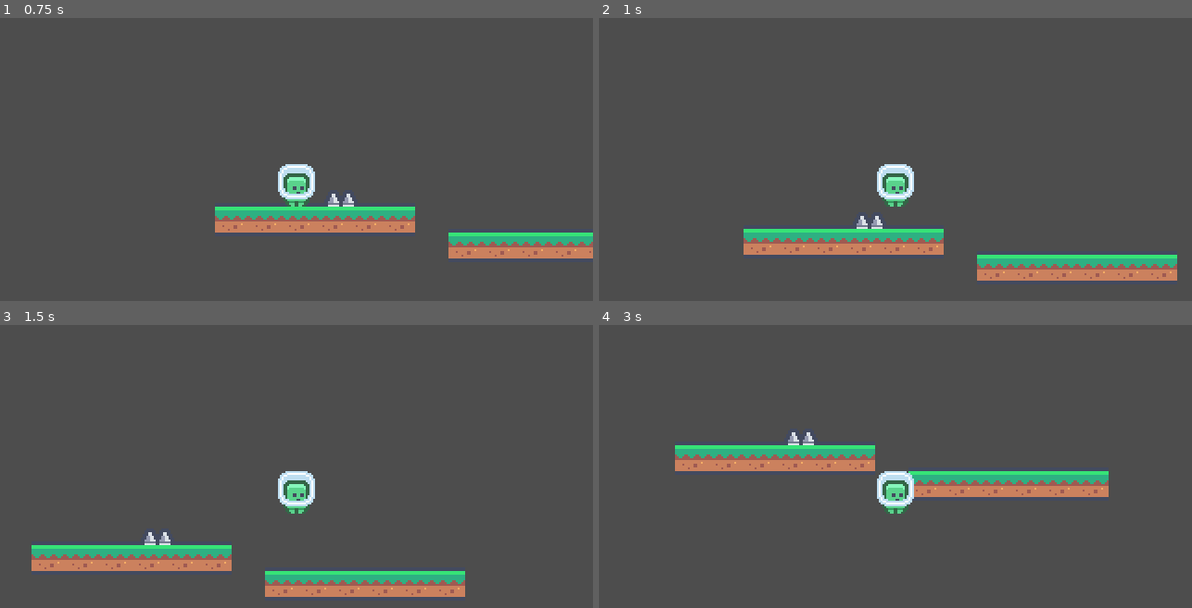
Above: before the commit, frames 1-4 (two rows, left to right).
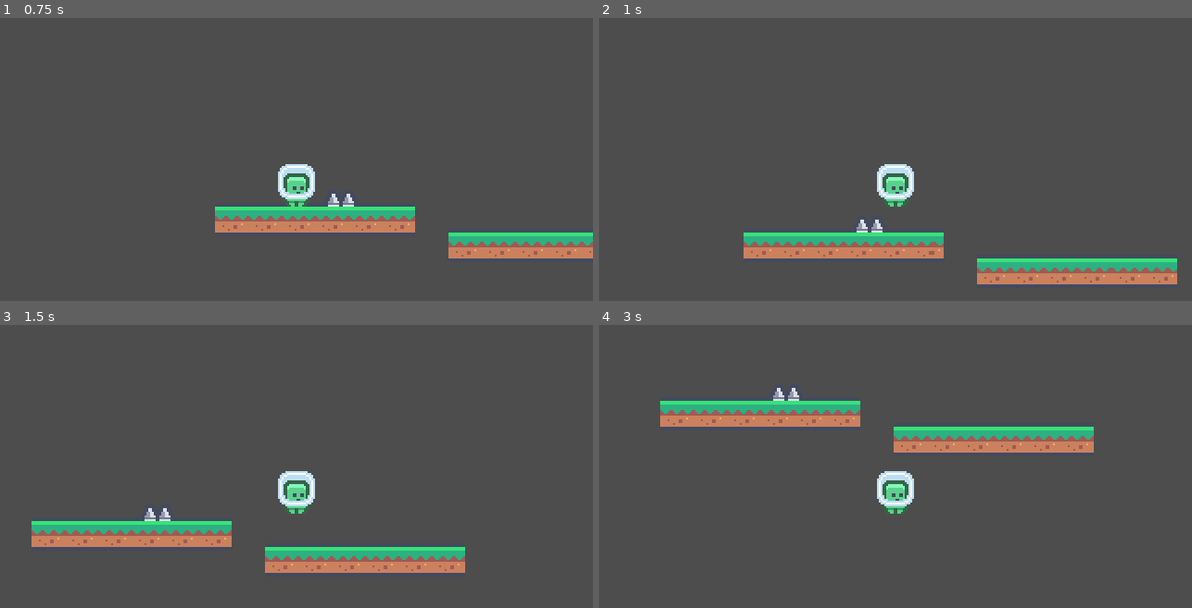
Above: after the commit, the same moments.

Repository: platz-halter/mario_clone
Game: Godot game, scene res://world.tscn
Two runs of this game, one before a commit and one after it. Both use one fixed random seed, a clock stepped at 60 frames per second and the inputs below.
Inputs:
- Up to frame 1 (0.75 s): tap Enter at 0.5 s; hold Right (ui_right) from 0.53 s (still down); hold Shift (dash) from 0.53 s (still down)
- Up to frame 2 (1 s): keep holding Right (ui_right); keep holding Shift (dash); tap Up (ui_up) at 0.77 s
- Up to frame 3 (1.5 s): keep holding Right (ui_right); release Shift (dash) at 1.28 s; tap Shift (dash) at 1.35 s
- Up to frame 4 (3 s): tap Up (ui_up) at 1.52 s; release Right (ui_right) at 2.03 s; hold Left (ui_left) 2.03-2.78 s; hold Shift (dash) 2.03-2.78 s; hold Right (ui_right) from 2.78 s (still down); tap Shift (dash) at 2.85 s

Frame 1 is identical in both runs. In frame 2, 4.6% of the frame differs, in the area x 24-98%, y 69-95%; in frame 3, 12%; in frame 4, 13%, in the area x 10-86%, y 22-61%.

Commit message:
removed start level loading

Diff:
--- a/world.gd
+++ b/world.gd
@@ -1,24 +1,29 @@
 extends Node2D
 
 var player_coins = null
+
 var level1 = preload("res://Levels/level_1.tscn")
-var inst_level = level1.instantiate()
+var level2 = preload("res://Levels/level_2.tscn")
+
+var main_char = preload("res://player.tscn")
+
+func load_level(level):
+	var inst_level = level.instantiate()
+	add_child(inst_level)
 
 func _ready():
-
 	player_coins = 0
 
-	add_child(inst_level)
-	move_child($player, 1) #Make Player stay on top layer
+	move_child($Player, 1) #Make Player stay on top layer
 
 	var t = get_child(0)
 	t = t.get_child(0)
-	$player.position = t.position
+	$Player.position = t.position
 
 func _process(delta): #System UI
 	if Input.is_action_just_pressed("sys_exit"):
 		get_tree().quit()
 	#print($player.position) --> DEBUG
 
-	if $player.position.y >= 90:
+	if $Player.position.y >= 90:
 		print("YOU DIE")
--- a/world.tscn
+++ b/world.tscn
@@ -1,13 +1,15 @@
-[gd_scene load_steps=3 format=3 uid="uid://b6arb6byxjw3v"]
+[gd_scene load_steps=4 format=3 uid="uid://b6arb6byxjw3v"]
 
 [ext_resource type="Script" path="res://world.gd" id="1_ui034"]
 [ext_resource type="PackedScene" uid="uid://breslrdu4ta07" path="res://player.tscn" id="2_2jgat"]
+[ext_resource type="PackedScene" uid="uid://dqy1bgyeg2jo4" path="res://Levels/level_1.tscn" id="3_g8l1w"]
 
 [node name="world" type="Node2D"]
 visibility_layer = 3
 position = Vector2(41, 23)
 script = ExtResource("1_ui034")
 
-[node name="player" parent="." instance=ExtResource("2_2jgat")]
-position = Vector2(-27, 34)
-jump_power = 65
+[node name="level_1" parent="." instance=ExtResource("3_g8l1w")]
+
+[node name="Player" parent="." instance=ExtResource("2_2jgat")]
+local_grav = 4
